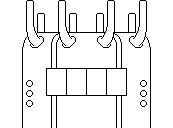
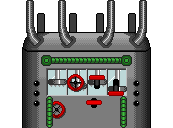
Layered file, before and after one edit (173x128). Changes by layer:
painted on "New Layer" over (26, 0, 147, 48)
added layer "New Layer#3" above "New Layer#2" over (41, 55, 132, 128)
added layer "New Layer#2" above "New Layer#4" over (48, 74, 124, 119)
added layer "New Layer#4" above "Background" over (48, 70, 127, 94)
painted on "Background" over (23, 33, 150, 128)
painted on "New Layer#1" over (38, 14, 135, 52)
